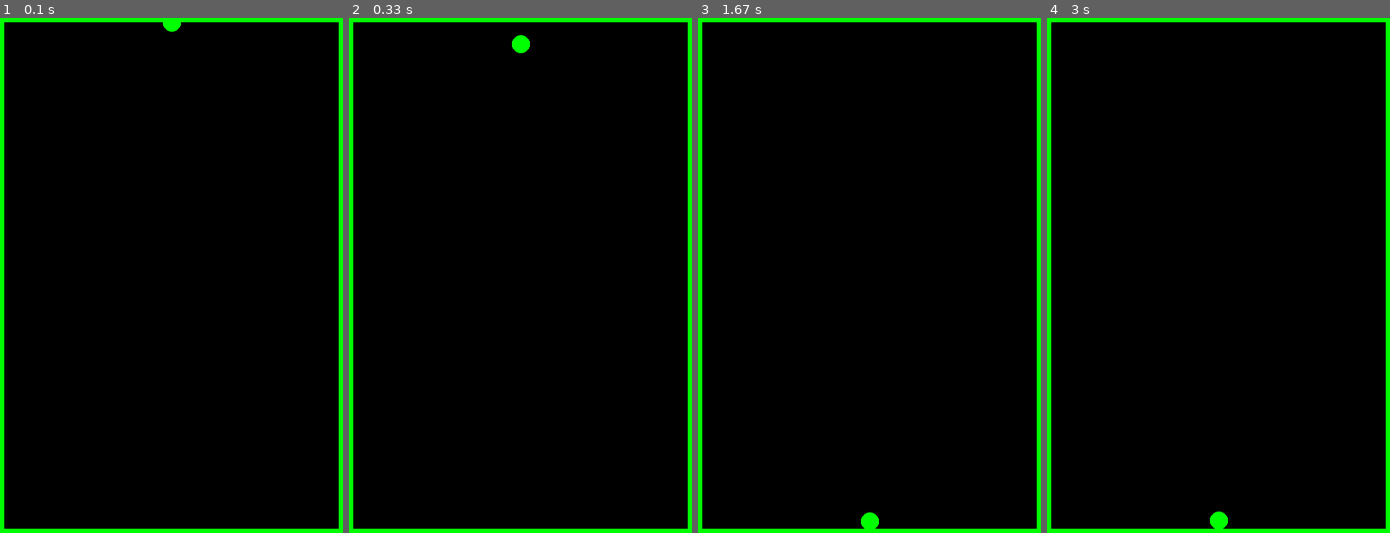
Above: before the commit, frames 1-4 (left to right).
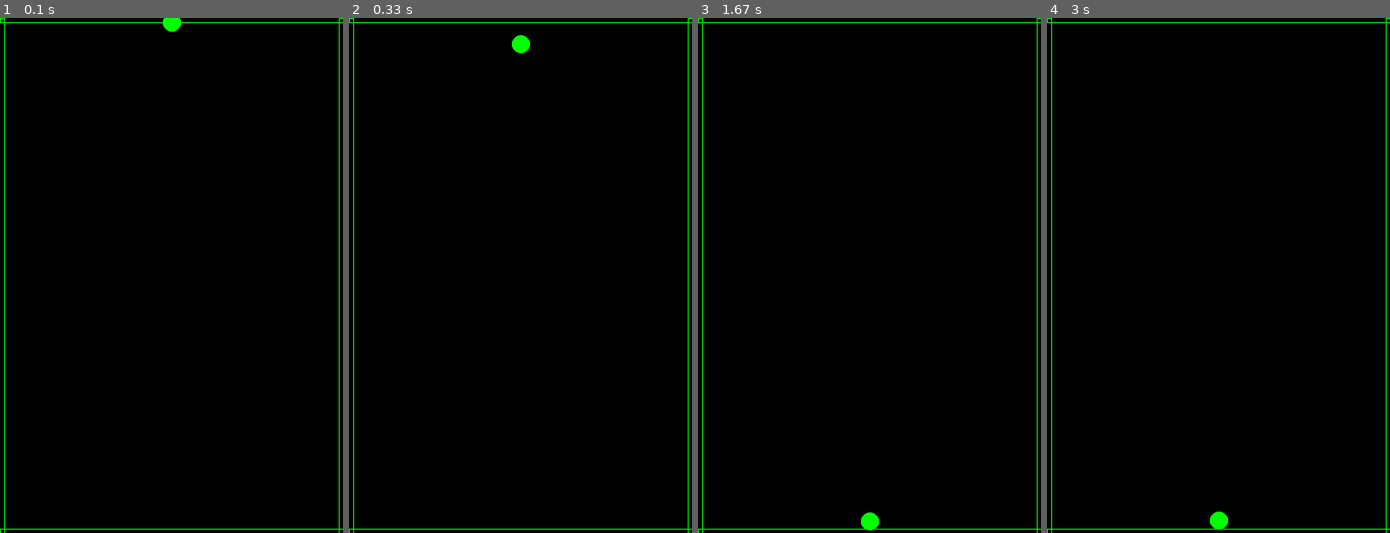
Above: after the commit, the same moments.

Repository: nicolasdschmidt/pinball-pygame
Game: pygame game, started from main.py
Two runs of this game, one before a commit and one after it. Both use one fixed random seed, a clock stepped at 60 frames per second and the inputs below.
Inputs:
- Up to frame 1 (0.1 s): no input
- Up to frame 2 (0.33 s): no input
- Up to frame 3 (1.67 s): no input
- Up to frame 4 (3 s): no input

The runs differ from the first frame. In frame 1, 4.1% of the frame differs, in the area x 0-100%, y 0-100%; in frame 2, 4.1%; in frame 3, 4.1%; in frame 4, 4.1%.

Commit message:
adicionar angulo nos obstaculos

Diff:
--- a/main.py
+++ b/main.py
@@ -1,3 +1,4 @@
+from math import tan
 import pygame, pymunk, sys
 from pygame.locals import *
 
--- a/obstacle.py
+++ b/obstacle.py
@@ -1,14 +1,21 @@
-import pymunk
-from pygame import gfxdraw, Rect
+import pymunk, math
+from pygame import gfxdraw
 
 class Obstacle:
-    def __init__(self, space, position, dimension):
+    def __init__(self, space, position, dimension, angle=0):
         self.body = pymunk.Body(1, body_type=pymunk.Body.STATIC)
         self.width = dimension[0]
         self.height = dimension[1]
         self.body.position = position
+        self.body.angle = math.radians(angle)
+        #space.reindex_shapes_for_body(self.body)
         self.shape = pymunk.Poly.create_box(self.body, size=(self.width, self.height))
         space.add(self.body,self.shape)
 
     def draw(self, screen):
-        gfxdraw.box(screen, Rect(self.body.position.x - self.width/2, self.body.position.y - self.height/2, self.width, self.height), (0,255,0))
+        vertices = []
+        for v in self.shape.get_vertices():
+            x,y = v.rotated(self.shape.body.angle) + self.shape.body.position
+            vertices.append((x,y))
+        gfxdraw.polygon(screen, vertices, (0,255,0))
+        #gfxdraw.filled_polygon(screen, vertices, (0,255,0))
